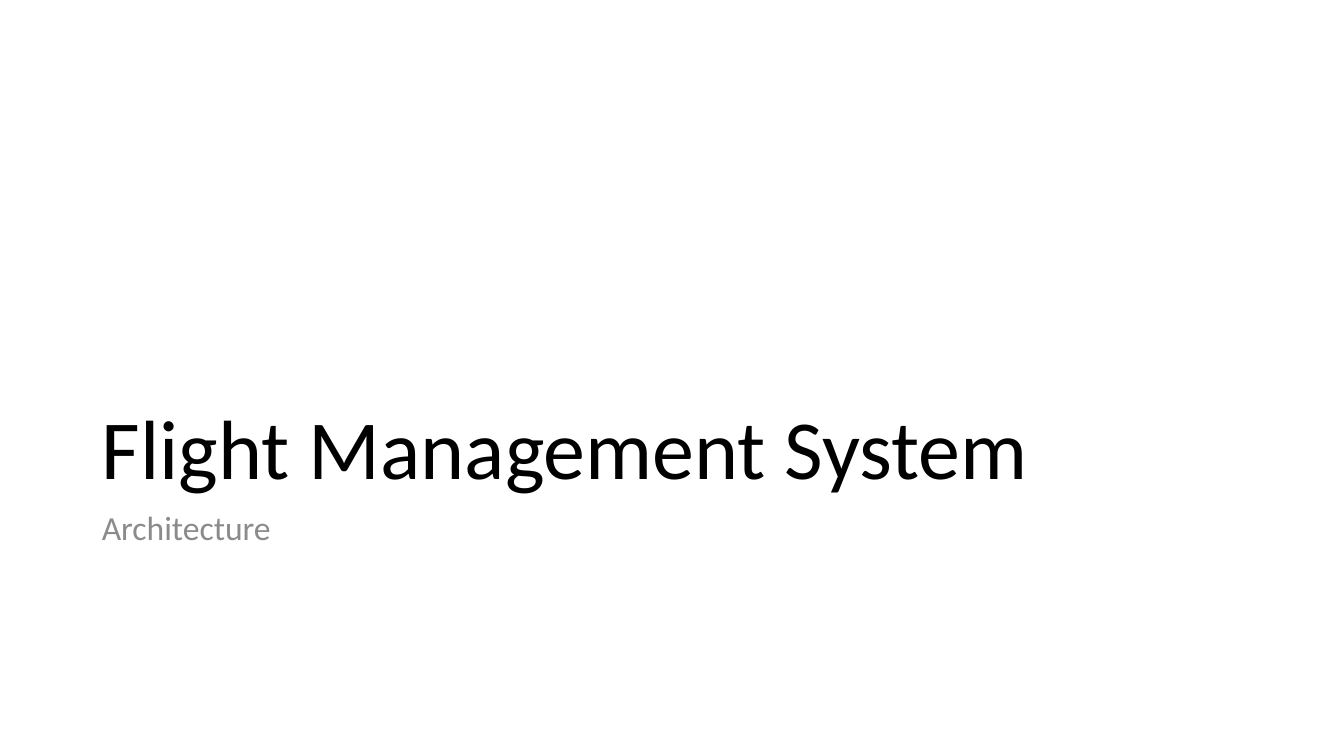
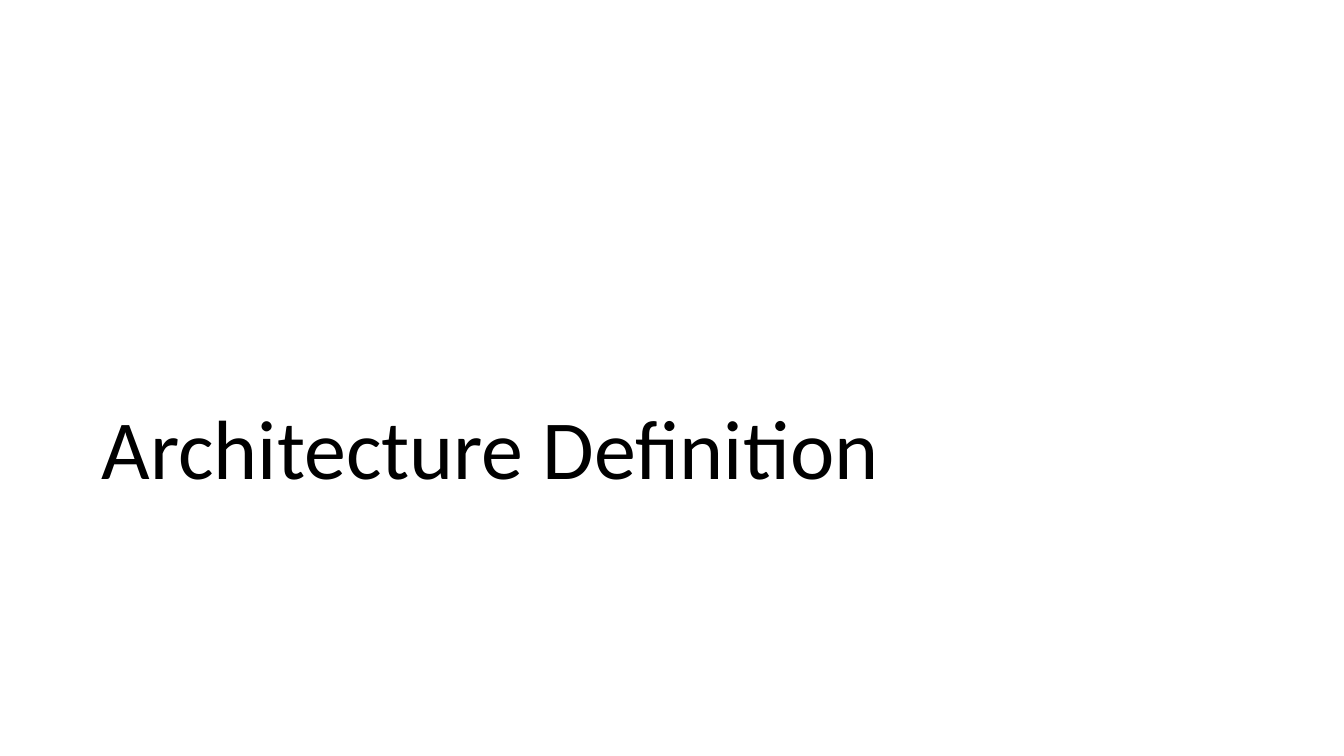
Before and after one commit to isp-cluj/fms-jdbc-demo, a slide deck: slide 6 of docs/FMS -Implementation approach.pptx. Drawn at 1344x756 pixels with LibreOffice and Linux fonts; fonts in the diff are those of the drawing. Boxes give left, top, right and bottom in pixels: in the first picture for what was removed or moved away, otherwise in the second. Text is boxed around its words. In the diff, an @@ line names an element or a change of style, - is before the commit and + after.

```diff
--- a/docs/FMS -Implementation approach.pptx
+++ b/docs/FMS -Implementation approach.pptx
@@ title at bbox=[102, 420, 879, 480]: text changed @@
-Flight Management System
+Architecture Definition
@@ text removed at bbox=[102, 516, 271, 540] @@
-Architecture
```
Also in this commit, not shown: 3 other slides changed, 4 other files.
